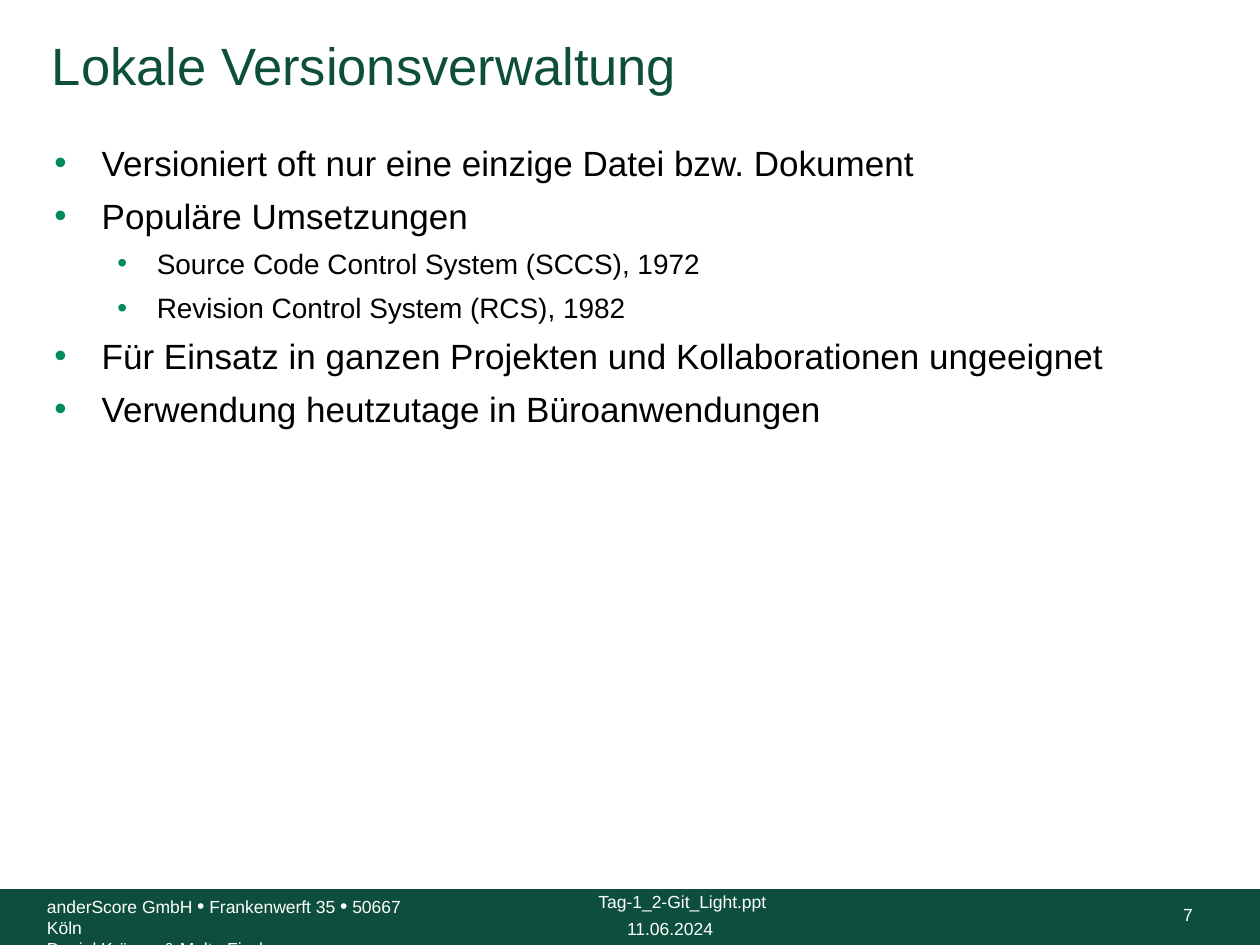
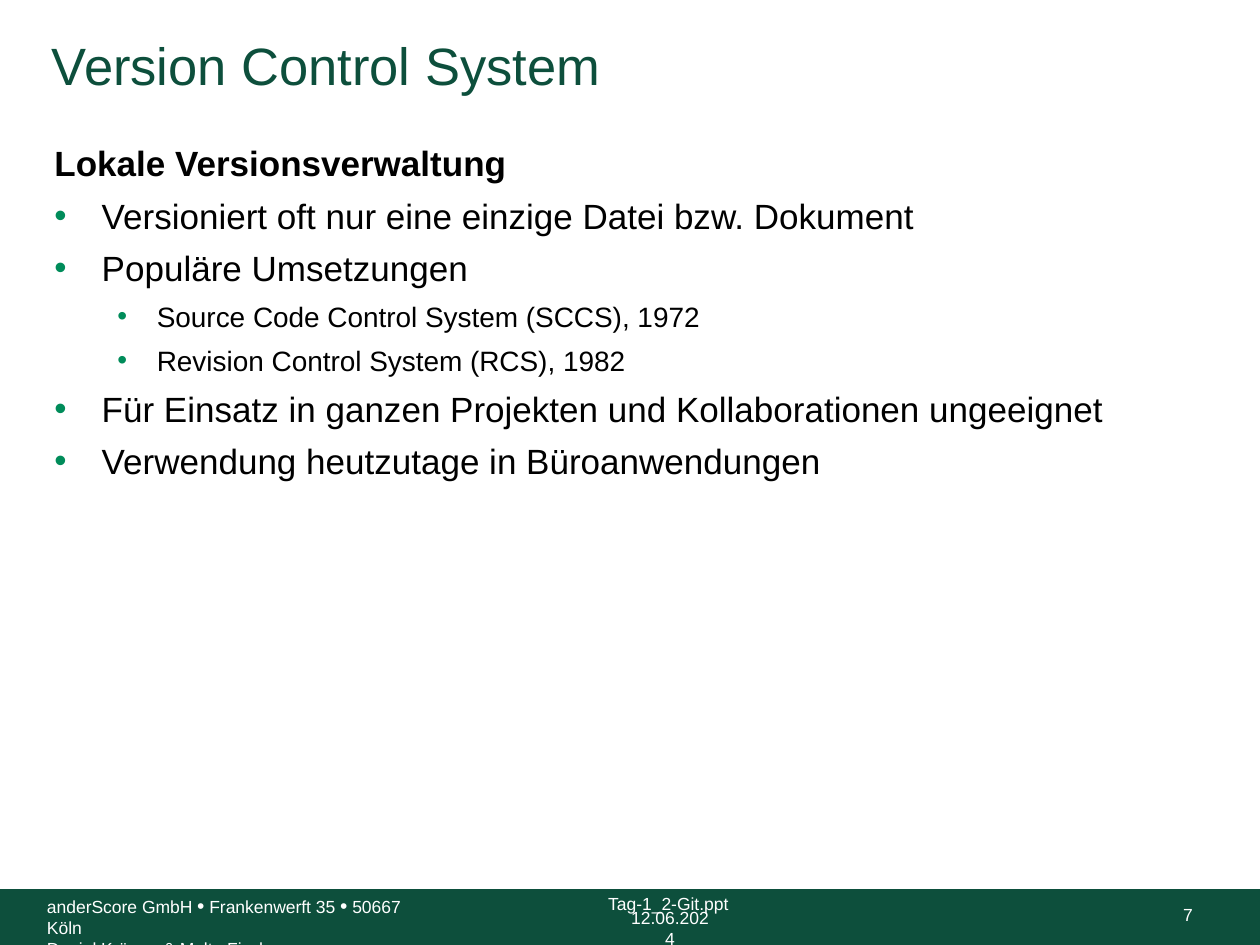
Before and after one commit to anderscore-gmbh/gitlab, a slide deck: slide 7 of slides/Tag-1_2-Git.pptx. Drawn at 1260x945 pixels with LibreOffice and Linux fonts; fonts in the diff are those of the drawing; background and template pictures are left out. Boxes give left, top, right and bottom in pixels: in the first picture for what was removed or moved away, otherwise in the second. Text is boxed around its words. In the diff, an @@ line names an element or a change of style, - is before the commit and + after.

```diff
--- a/slides/Tag-1_2-Git.pptx
+++ b/slides/Tag-1_2-Git.pptx
@@ title at bbox=[52, 47, 600, 96]: text changed @@
-Lokale Versionsverwaltung
+Version Control System
@@ text at bbox=[54, 150, 506, 183]: paragraph added @@
+Lokale Versionsverwaltung
@@ text at bbox=[608, 897, 728, 915]: text changed @@
-Tag-1_2-Git_Light.ppt
+Tag-1_2-Git.ppt
@@ text at bbox=[631, 911, 709, 924]: text changed @@
-11.06.2024
+12.06.2024
```
Also in this commit, not shown: 68 other slides changed, 11 slides added, 5 other files.
